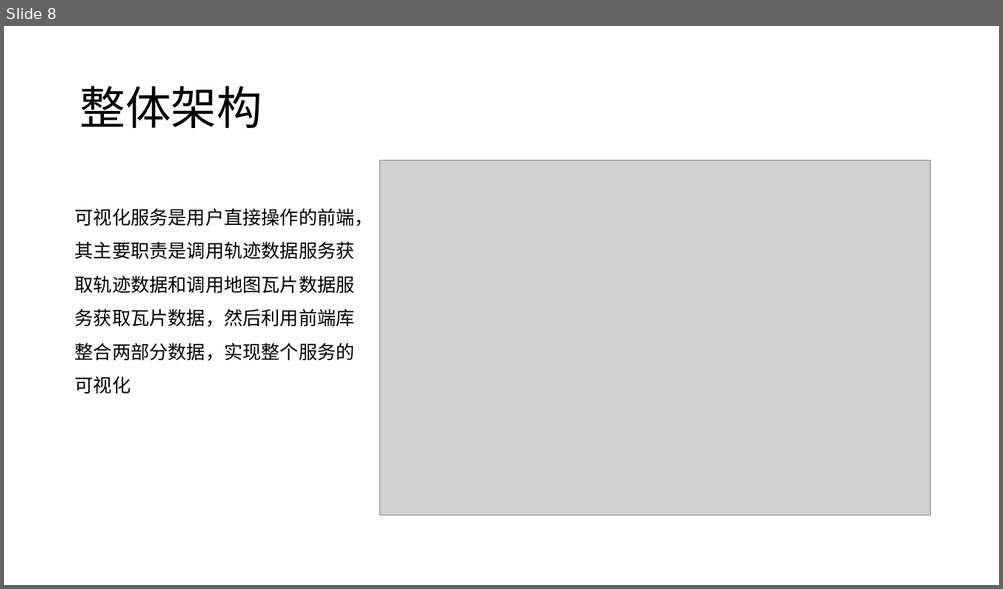
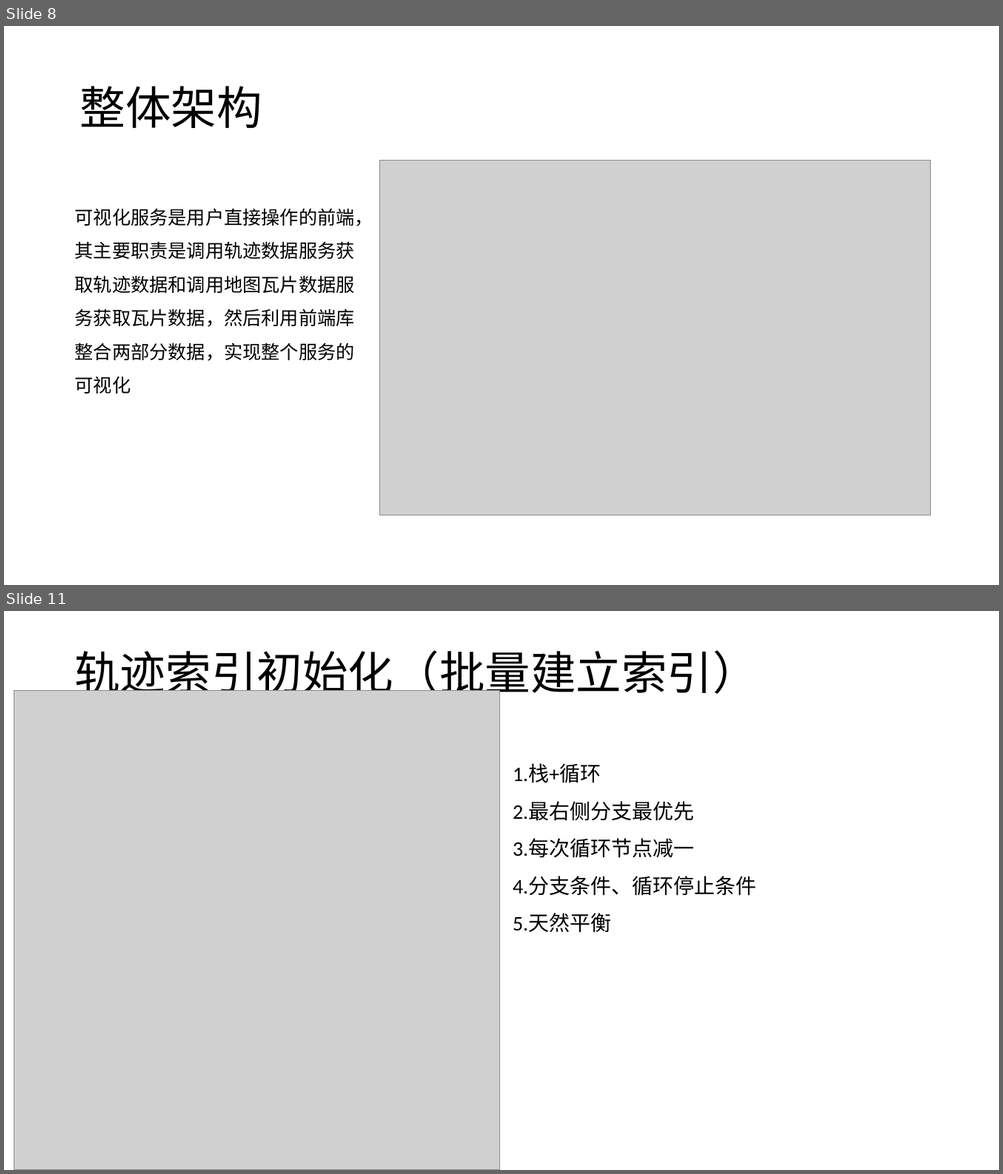
Before and after one commit to hc2013/graduate-article-latex, a slide deck: 地理轨迹相似性分析服务的设计和.pptx. Shown one above the other, each under a label of ours: slide 8 before the commit, slides 8 and 11 after it; the slides between them are not shown. The pictures are 1003x589 and 1003x1174 pixels, drawn with LibreOffice and Linux fonts; fonts in the diff are those of the drawing; grey boxes stand for pictures. Boxes give left, top, right and bottom in pixels: in the first picture for what was removed or moved away, otherwise in the second. Text is boxed around its words. In the diff, an @@ line names an element or a change of style, - is before the commit and + after.

```diff
--- a/地理轨迹相似性分析服务的设计和.pptx
+++ b/地理轨迹相似性分析服务的设计和.pptx
@@ slide 11 added at <box>4,611,999,1170</box>, background #FFFFFF @@
@@ title added at <box>74,650,758,701</box>, 44 pt, text #000000 @@
+轨迹索引初始化（批量建立索引）
@@ picture added at <box>14,691,499,1170</box> @@
@@ text added at <box>512,764,757,933</box>, 20 pt, text #000000 @@
+1.栈+循环
+2.最右侧分支最优先
+3.每次循环节点减一
+4.分支条件、循环停止条件
+5.天然平衡
```
Also in this commit, not shown: 1 slide changed, 16 other slides added, 42 other files.
